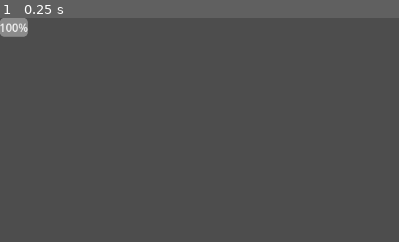
Above: before the commit, frame 1.
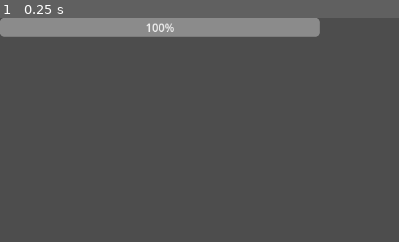
Above: after the commit, the same moment.

Repository: RavenRandomz/cube-extentialis-bossfight
Game: Godot game, scene res://testworld.tscn
Two runs of this game, one before a commit and one after it. Both use one fixed random seed, a clock stepped at 60 frames per second and the inputs below.
Inputs:
- Up to frame 1 (0.25 s): no input
The pictures show only the part of the screen within x 0-50%, y 0-50%; the shares and areas given below are measured in that part.

The runs differ from the first frame. In frame 1, 6.4% of the frame differs, in the area x 0-81%, y 0-9%.

Commit message:
Expand health bar

Diff:
--- a/GUI/player_hud.tscn
+++ b/GUI/player_hud.tscn
@@ -14,8 +14,8 @@
 
 [node name="VBoxContainer" type="VBoxContainer" parent="."]
 layout_mode = 0
-offset_right = 40.0
-offset_bottom = 40.0
+offset_right = 461.0
+offset_bottom = 27.0
 
 [node name="ProgressBar" type="ProgressBar" parent="VBoxContainer"]
 layout_mode = 2
